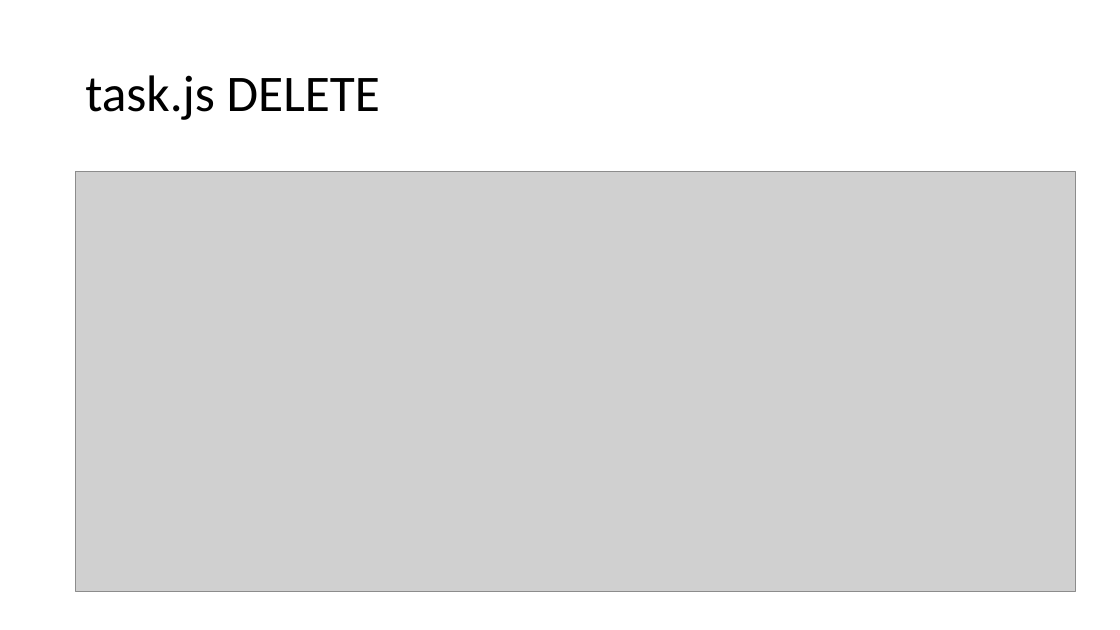
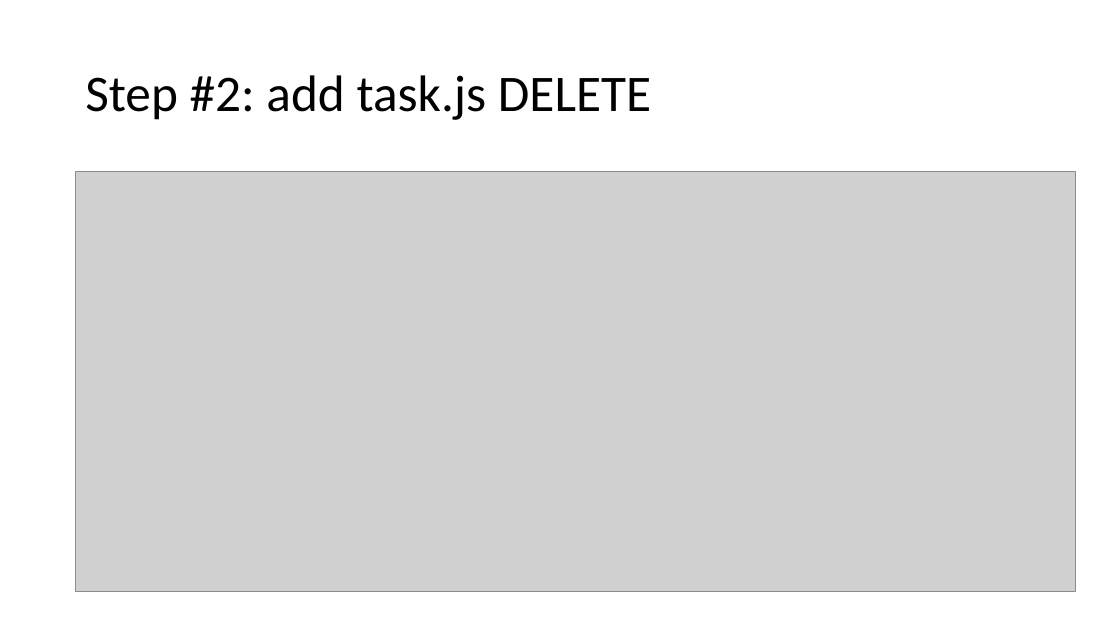
Before and after one commit to apiacademy/2016-04-qcon-sao-paulo, a slide deck: slide 4 of slides/02-x-data-exercise.pptx (slide 5 before the commit). Drawn at 1120x630 pixels with LibreOffice and Linux fonts; fonts in the diff are those of the drawing; grey boxes stand for pictures. Boxes give left, top, right and bottom in pixels: in the first picture for what was removed or moved away, otherwise in the second. Text is boxed around its words. In the diff, an @@ line names an element or a change of style, - is before the commit and + after.

```diff
--- a/slides/02-x-data-exercise.pptx
+++ b/slides/02-x-data-exercise.pptx
@@ text at (85, 75, 651, 120): text changed @@
-task.js DELETE
+Step #2: add task.js DELETE
```
Also in this commit, not shown: 1 other slide changed, 1 slide removed, 3 other files.
